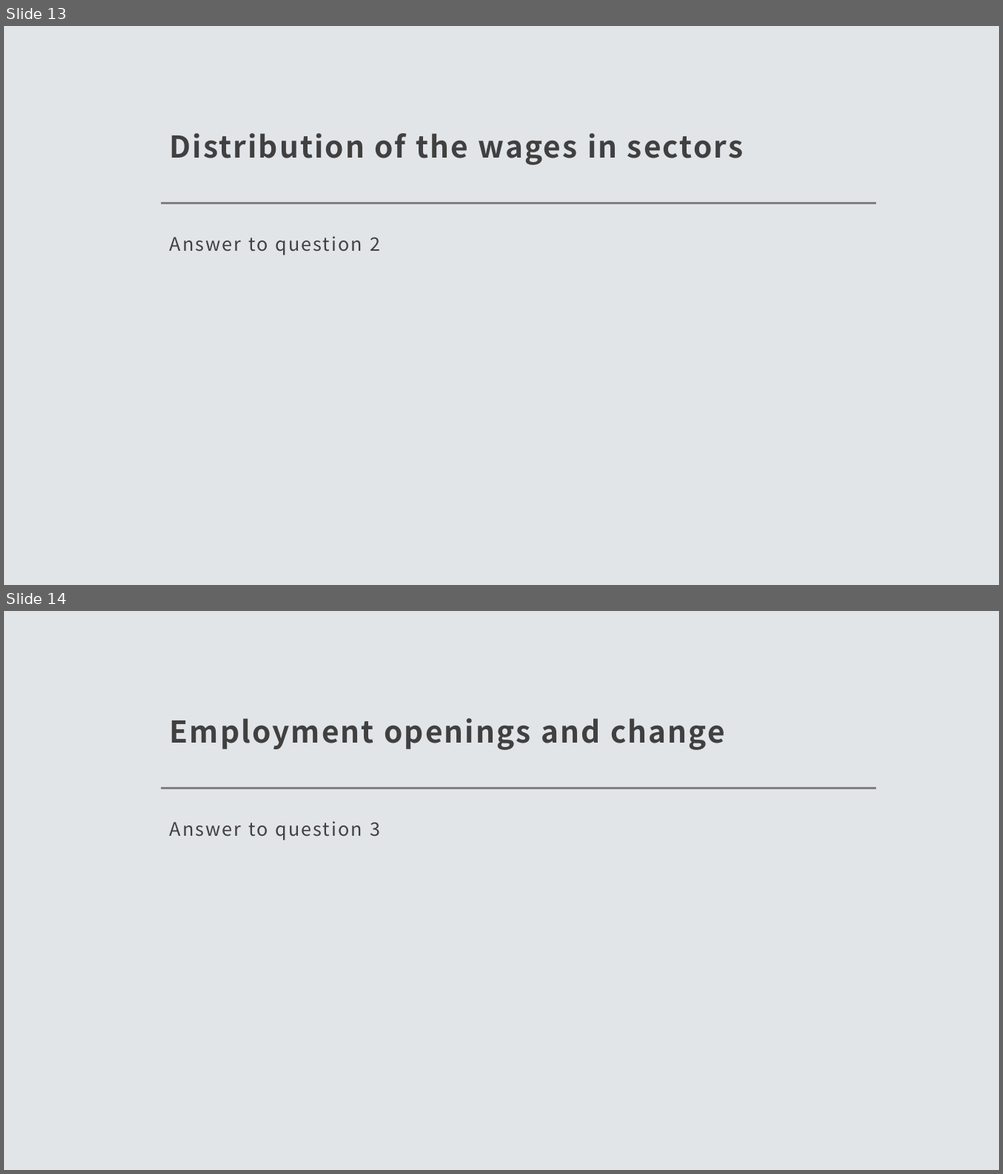
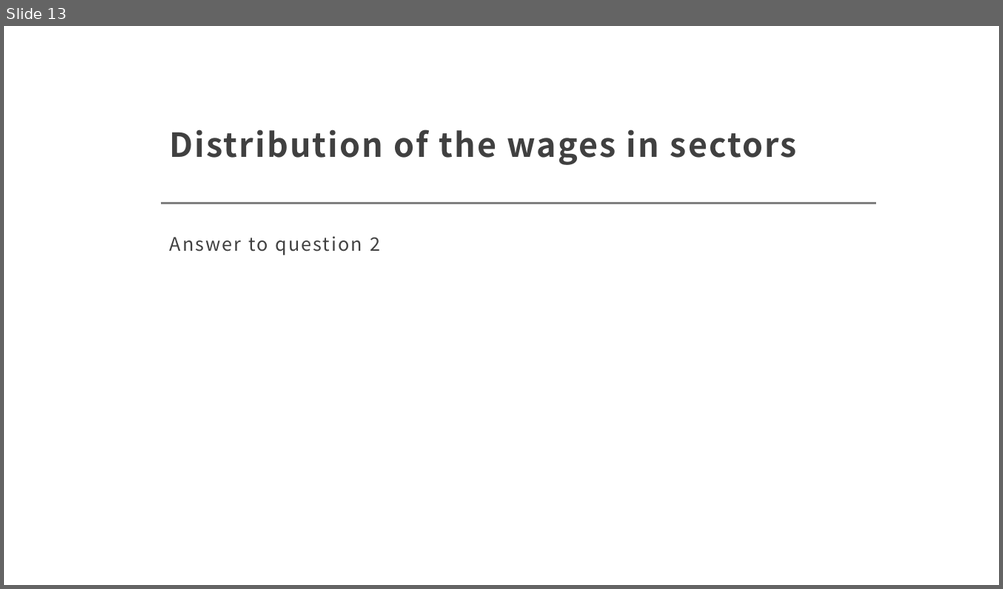
Before and after one commit to vinaya-kusuma/Project1, a slide deck: Project1.pptx. Shown one above the other, each under a label of ours: slides 13 and 14 before the commit, slide 13 after it. The pictures are 1003x1174 and 1003x589 pixels, drawn with LibreOffice and Linux fonts; fonts in the diff are those of the drawing. Boxes give left, top, right and bottom in pixels: in the first picture for what was removed or moved away, otherwise in the second. Text is boxed around its words. In the diff, an @@ line names an element or a change of style, - is before the commit and + after.

```diff
--- a/Project1.pptx
+++ b/Project1.pptx
@@ slide 14 removed at (4,611,999,1170), background #E2E5E8; not listed: 1 template element that a slide beside it also shows @@
@@ title removed at (170,718,725,750) @@
-Employment openings and change
@@ text removed at (170,821,380,840) @@
-Answer to question 3
@@ slide 13 changed as well @@
@@ background #E2E5E8 to #FFFFFF @@
@@ title "Distribution of the wages in ..." at (170,130,797,165): size 29 to 32 pt @@
```
Also in this commit, not shown: 21 other slides changed, 1 slide added, 2 other slides removed.
